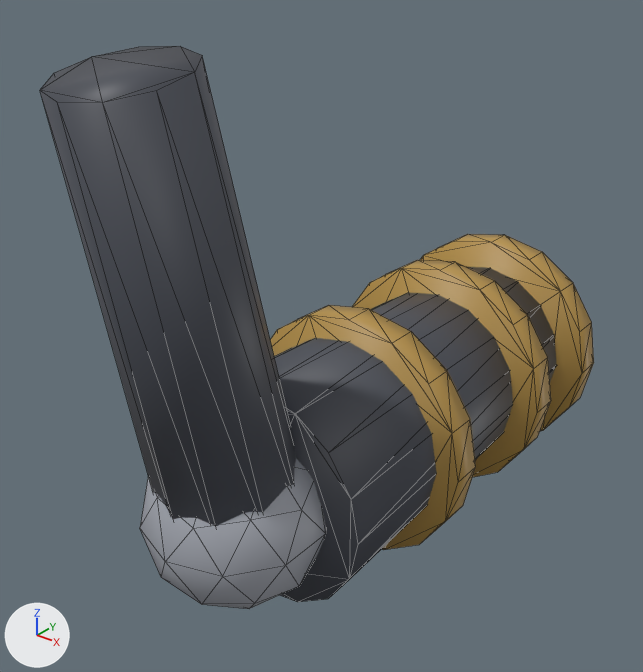
The glTF model assets/models/creatures/prime_cannon.glb, before and after one commit.
The view is the same before and after, from a camera (50 mm lens) standing at (1.42, -1.7, 1.5) and looking at (-0.06, 0.14, 0.35). Every picture has the same lights, and +X, +Y and +Z are marked at lower left. The picture after the commit comes second. Mesh edges are drawn as thin lines.

In view in the first picture: 'prime_cannon'.
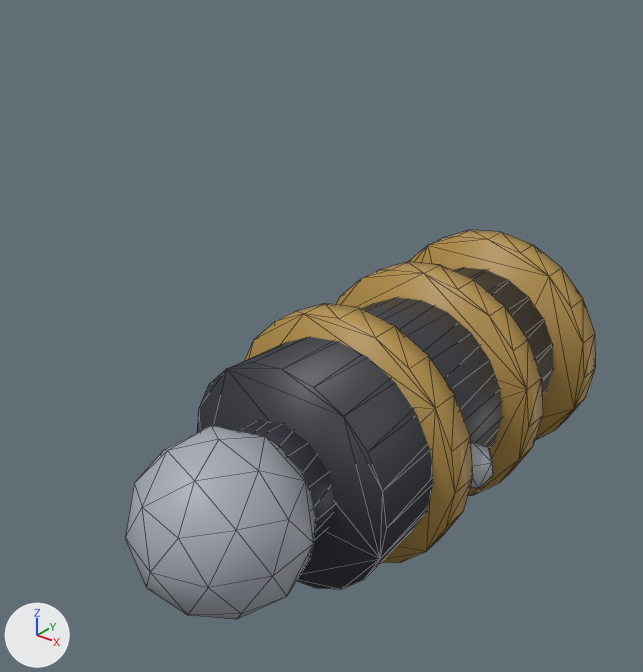
The edits, one by one:
me_prime_cannon is used by ob_prime_cannon; location (0.0, 0.0, 0.0).
me_prime_cannon had 222 vertices, 416 faces and spanned x -0.4..0.4, y -0.71..1.16, z -0.4..1.23.
me_prime_cannon now has 290 vertices, 544 faces and spans x -0.45..0.45, y -0.61..1.14, z -0.42..0.42.
me_prime_cannon part 1: the loose piece of 42 vertices spanning x -0.25..0.25, y -0.56..-0.04, z -0.26..0.26 is moved by (0.0, -0.05, 0.0).
me_prime_cannon part 2: a new loose piece, a 20-sided cylinder along y spanning x -0.42..0.42, y 0.15..0.25, z -0.42..0.42, in mat_prop_iron.
me_prime_cannon part 3: a new loose piece, a 20-sided cylinder along y spanning x -0.42..0.42, y 0.6..0.7, z -0.42..0.42, in mat_prop_iron.
me_prime_cannon part 4: a new loose piece, a 20-sided cylinder along y spanning x -0.42..0.42, y 1.02..1.12, z -0.42..0.42, in mat_prop_iron.
me_prime_cannon part 5: a new loose piece, an icosphere of 20 faces spanning x 0.31..0.45, y 0.23..0.37, z -0.08..0.08, in mat_prop_iron.
me_prime_cannon part 6: a new loose piece, a 12-sided cut cone along y (radius 0.2 at the low end, 0.18 at the high end) spanning x -0.2..0.2, y -0.35..0.05, z -0.2..0.2, in mat_prop_dark_iron.
me_prime_cannon part 7: the loose piece of 32 vertices spanning x -0.4..0.4, y 0.2..0.3, z -0.4..0.4 is deleted.
me_prime_cannon part 8: the loose piece of 32 vertices spanning x -0.4..0.4, y 0.7..0.8, z -0.4..0.4 is deleted.
me_prime_cannon part 9: the loose piece of 20 vertices spanning x -0.19..0.19, y -0.71..-0.1, z -0.04..1.23 is deleted.
Part 10, on me_prime_cannon:
60 vertices are removed from x -0.4..0.4, y -0.2..1.15, z -0.4..0.4.
120 faces are deleted.
36 vertices are added at x -0.36..0.36, y -0.1..1.1, z -0.36..0.36.
76 new faces join them, mat_prop_dark_iron.
Other edits to the shape of me_prime_cannon do not show in these pictures.

What differs and where, as boxes [x1, y1, x2, y2] in the pictures (643 x 672 px; the box of a moved part takes in the faces that stretch with it):
'prime_cannon', reshaped (15% narrower, 31% shorter)
    before: [40, 46, 594, 609]
    after: [125, 230, 596, 619]
part 1 of me_prime_cannon, moved or reshaped
    before: [140, 459, 326, 609]
    after: [125, 425, 316, 619]
part 2 of me_prime_cannon, added (brown)
    after: [244, 303, 472, 563]
part 3 of me_prime_cannon, added (brown)
    after: [336, 262, 543, 495]
part 4 of me_prime_cannon, added (brown)
    after: [408, 230, 596, 440]
part 5 of me_prime_cannon, added
    after: [471, 442, 493, 488]
part 6 of me_prime_cannon, added
    after: [239, 420, 336, 540]
part 7 of me_prime_cannon, deleted (brown)
    before: [270, 305, 476, 550]
part 8 of me_prime_cannon, deleted (brown)
    before: [352, 260, 551, 477]
part 9 of me_prime_cannon, deleted
    before: [40, 46, 296, 526]
part 10 of me_prime_cannon, reshaped
    before: [274, 234, 594, 602]
    after: [197, 267, 553, 589]
